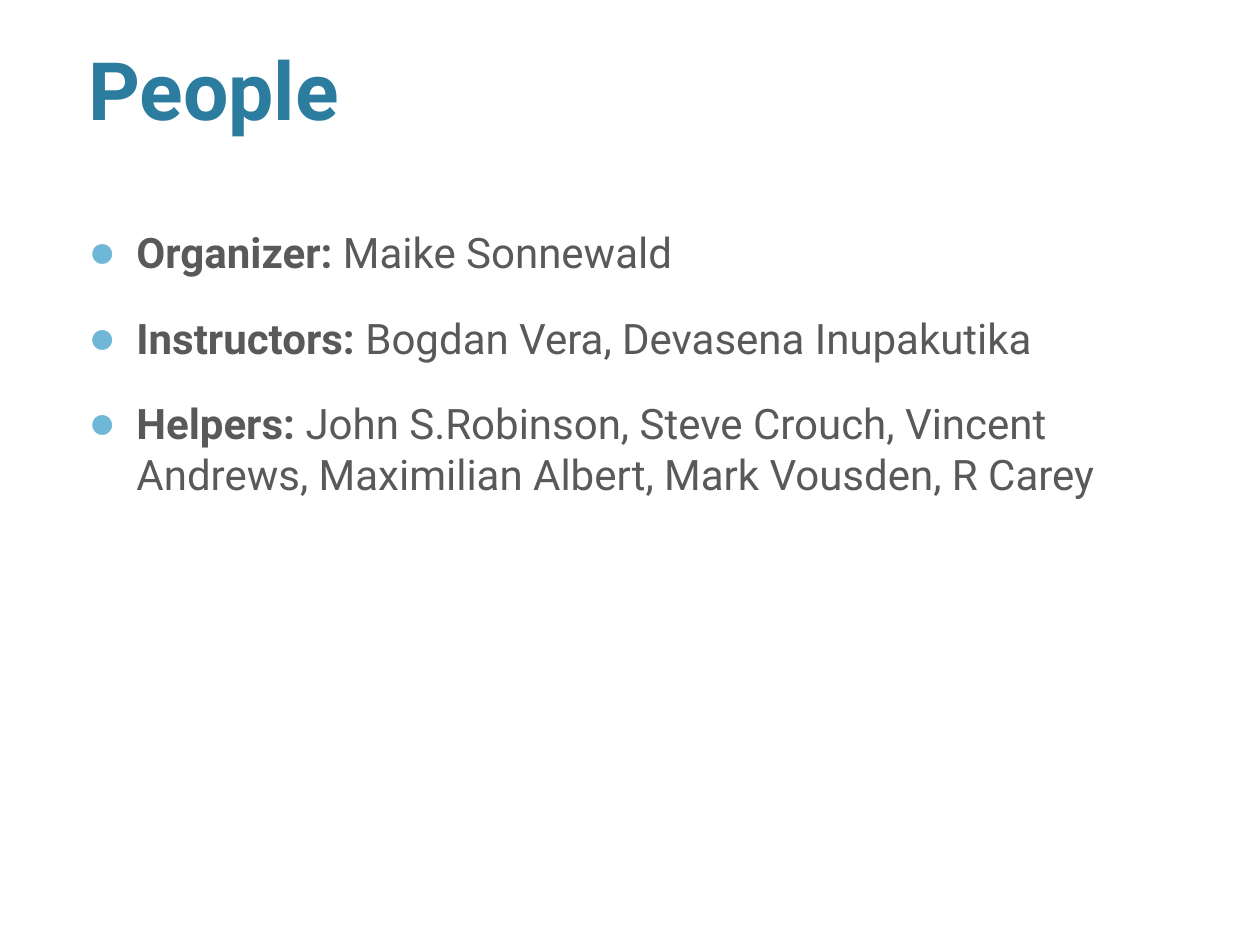
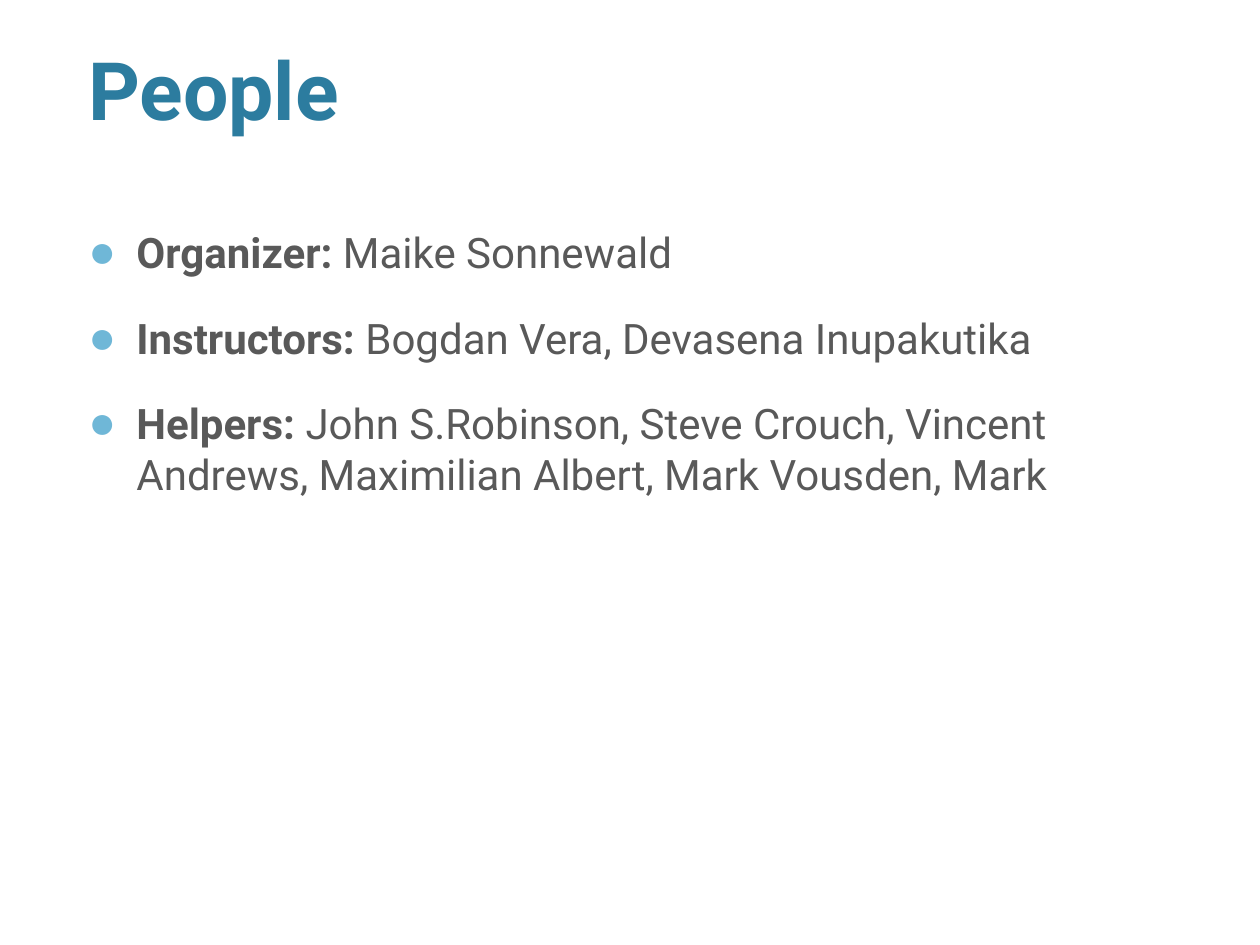
Before and after one commit to DevasenaInupakutika/2014-05-08-soton, a slide deck: slide 2 of Intro May8-9 SWC.pptx. Drawn at 1260x945 pixels with LibreOffice and Linux fonts; fonts in the diff are those of the drawing; background and template pictures are left out. Boxes give left, top, right and bottom in pixels: in the first picture for what was removed or moved away, otherwise in the second. Text is boxed around its words. In the diff, an @@ line names an element or a change of style, - is before the commit and + after.

```diff
--- a/Intro May8-9 SWC.pptx
+++ b/Intro May8-9 SWC.pptx
@@ text at (136,407,1047,496): text changed @@
-● Helpers: John S.Robinson, Steve Crouch, Vincent Andrews, Maximilian Albert, Mark Vousden, R Carey
+● Helpers: John S.Robinson, Steve Crouch, Vincent Andrews, Maximilian Albert, Mark Vousden, Mark
```
Also in this commit, not shown: 1 other file.
